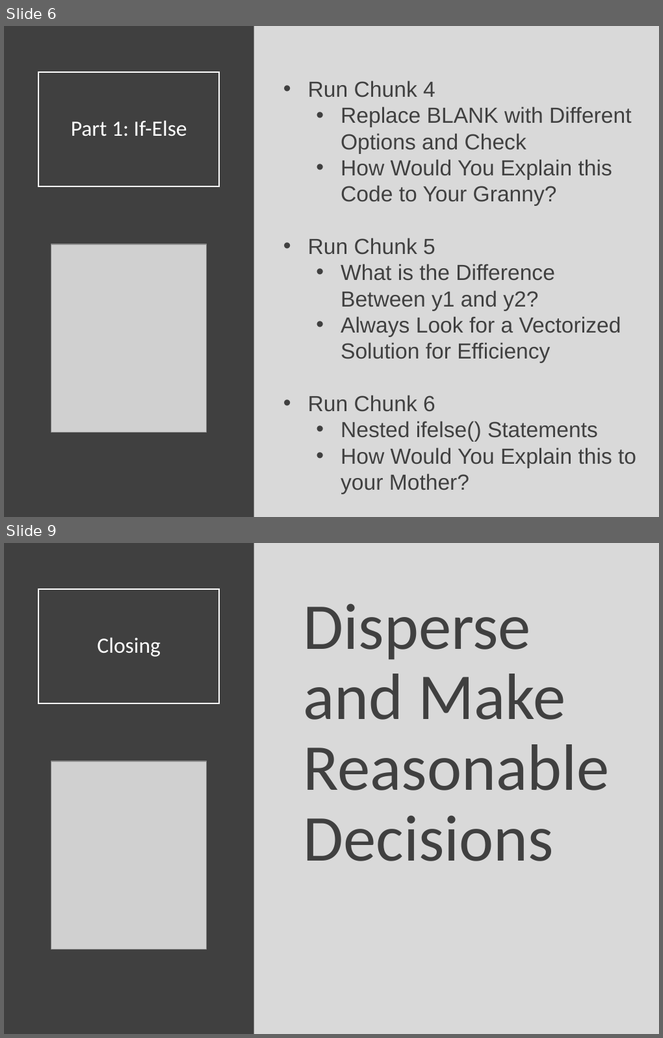
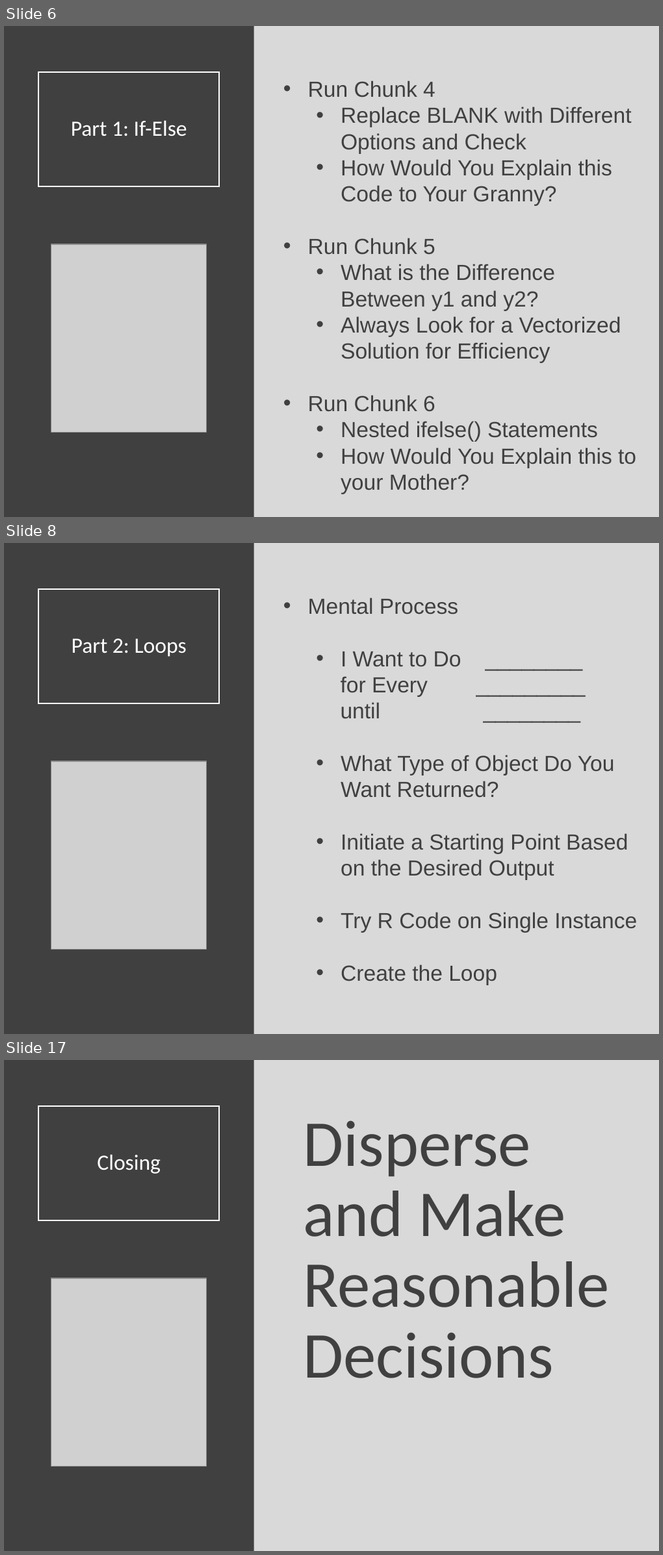
Before and after one commit to Yixf-Self/STOR320_WEBSITE, a slide deck: Lecture/Lecture 18/Lecture 18.pptx. Shown one above the other, each under a label of ours: slides 6 and 9 before the commit, slides 6, 8 and 17 after it; the slides between them are not shown. The pictures are 663x1038 and 663x1555 pixels, drawn with LibreOffice and Linux fonts; fonts in the diff are those of the drawing; grey boxes stand for pictures. Boxes give left, top, right and bottom in pixels: in the first picture for what was removed or moved away, otherwise in the second. Text is boxed around its words. In the diff, an @@ line names an element or a change of style, - is before the commit and + after.

```diff
--- a/Lecture/Lecture 18/Lecture 18.pptx
+++ b/Lecture/Lecture 18/Lecture 18.pptx
@@ slide 8 added at <box>4,543,659,1034</box>, background #D9D9D9 @@
@@ rectangle added at <box>4,543,254,1034</box>, fill #404040 @@
@@ title added at <box>38,589,220,704</box>, outline #FFFFFF 1.5 pt, 24 pt, text #FFFFFF @@
+Part 2: Loops
@@ text added at <box>308,598,637,986</box>, 24 pt, text #404040 @@
+• Mental Process
+  • I Want to Do ________
+  for Every _________
+  until ________
+  • What Type of Object Do You Want Returned?
+  • Initiate a Starting Point Based on the Desired Output
+  • Try R Code on Single Instance
+  • Create the Loop
@@ picture added at <box>51,761,206,949</box> @@
@@ what was slide 9 is now slide 17 @@
```
Also in this commit, not shown: 3 slides changed, 7 other slides added, 8 other files.
